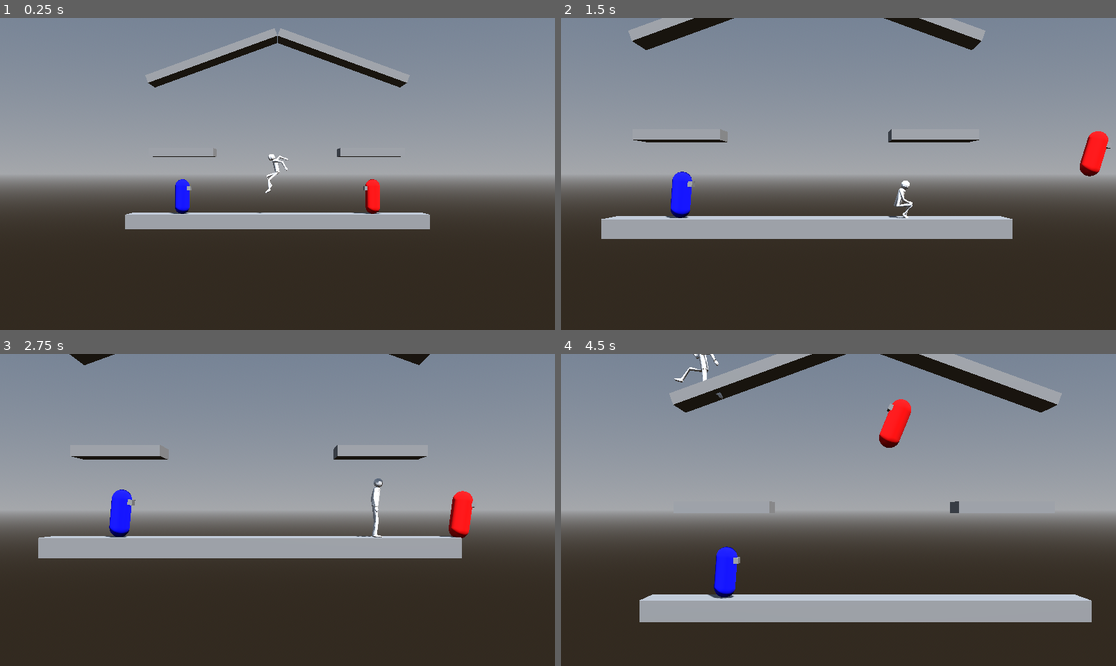
Above: before the commit, frames 1-4 (two rows, left to right).
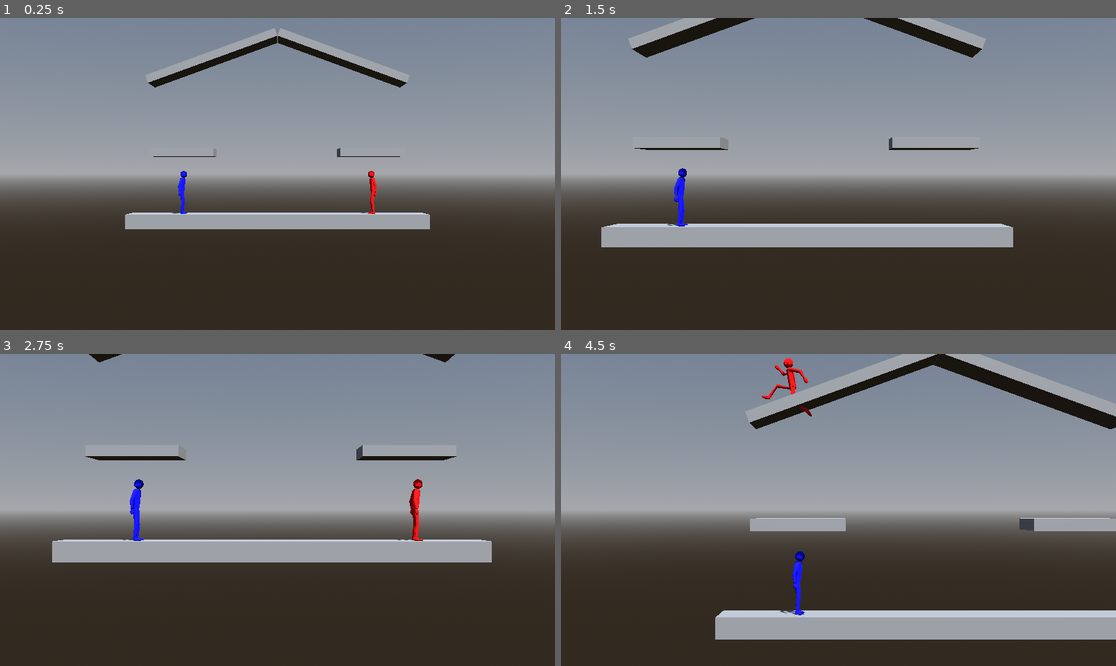
Above: after the commit, the same moments.

Repository: CocoMarck/SuperSmashTux
Game: Godot game, scene res://scenes/main.tscn
The game is run twice, just before and just after one commit, with the same random seed, the same clock (stepped at 60 frames per second) and the same inputs.
Inputs:
- Up to frame 1 (0.25 s): no input
- Up to frame 2 (1.5 s): hold Right (player1_move_right) 0.53-1.28 s; tap K (player1_attack) at 0.6 s; tap Space (player1_jump) at 0.77, 1.07 s; tap O (player1_grab) at 0.8, 1.35 s; hold Down (player1_move_down) from 1.28 s (still down)
- Up to frame 3 (2.75 s): tap Space (player1_jump) at 1.52, 1.82 s; tap P (player1_shield) at 1.55 s; release Down (player1_move_down) at 2.03 s; hold Right (player1_move_right) from 2.03 s (still down); hold P (player1_shield) from 2.03 s (still down); tap . (player1_walk) at 2.3 s
- Up to frame 4 (4.5 s): release Right (player1_move_right) at 2.78 s; release P (player1_shield) at 2.78 s; hold Up (player1_move_up) 2.78-3.53 s; tap . (player1_walk) at 2.85 s; tap Space (player1_jump) at 3.02, 3.32, 3.77, 4.07 s; tap G (player2_attack) at 3.05, 3.6 s; hold Left (player1_move_left) from 3.53 s (still down); tap S (player2_move_down) at 3.8, 4.35 s

The runs differ from the first frame. In frame 1, 0.6% of the frame differs, in the area x 26-74%, y 3-63%; in frame 2, 8.2%; in frame 3, 5.2%; in frame 4, 20%, in the area x 14-100%, y 0-92%.

Commit message:
Using character as camera objetive. Replacing Character object to FighterPower object

Diff:
--- a/project.godot
+++ b/project.godot
@@ -112,3 +112,18 @@
 "events": [Object(InputEventKey,"resource_local_to_scene":false,"resource_name":"","device":-1,"window_id":0,"alt_press …(192 unchanged characters)…
 ]
 }
+player2_walk={
+"deadzone": 0.2,
+"events": [Object(InputEventKey,"resource_local_to_scene":false,"resource_name":"","device":-1,"window_id":0,"alt_pressed":false,"shift_pressed":false,"ctrl_pressed":false,"meta_pressed":false,"pressed":false,"keycode":0,"physical_keycode":82,"key_label":0,"unicode":114,"location":0,"echo":false,"script":null)
+]
+}
+player2_grab={
+"deadzone": 0.2,
+"events": [Object(InputEventKey,"resource_local_to_scene":false,"resource_name":"","device":-1,"window_id":0,"alt_pressed":false,"shift_pressed":false,"ctrl_pressed":false,"meta_pressed":false,"pressed":false,"keycode":0,"physical_keycode":84,"key_label":0,"unicode":116,"location":0,"echo":false,"script":null)
+]
+}
+player2_shield={
+"deadzone": 0.2,
+"events": [Object(InputEventKey,"resource_local_to_scene":false,"resource_name":"","device":-1,"window_id":0,"alt_pressed":false,"shift_pressed":false,"ctrl_pressed":false,"meta_pressed":false,"pressed":false,"keycode":0,"physical_keycode":89,"key_label":0,"unicode":121,"location":0,"echo":false,"script":null)
+]
+}
--- a/scenes/main.tscn
+++ b/scenes/main.tscn
@@ -4,9 +4,7 @@
 [ext_resource type="Script" uid="uid://bbefl7k3gi1fy" path="res://scripts/spawn_point.gd" id="2_o6xl0"]
 [ext_resource type="Script" uid="uid://bcmv8f218b2yh" path="res://scripts/one_way_platform.gd" id="3_p1atf"]
 [ext_resource type="Script" uid="uid://bqr8o7d3ctyo2" path="res://scripts/ground_platform.gd" id="4_grnd0"]
-[ext_resource type="Script" uid="uid://ywbqr6tkpira" path="res://scripts/test_player.gd" id="6_tefeu"]
 [ext_resource type="Script" uid="uid://bcu7gm8en7srf" path="res://scripts/camera_follow.gd" id="7_camfl"]
-[ext_resource type="PackedScene" uid="uid://imhrpdnjl8kq" path="res://prefabs/standard_power_fighter.tscn" id="7_tipki"]
 [ext_resource type="Script" uid="uid://s26dpataicef" path="res://scripts/game_manager.gd" id="8_gmngr"]
 
 [sub_resource type="CameraAttributesPractical" id="CameraAttributesPractical_gl6un"]
@@ -155,6 +153,3 @@
 gizmo_extents = 0.5
 script = ExtResource("2_o6xl0")
 init_looking_at_right = true
-
-[node name="StandardPowerFighter" parent="." unique_id=581340581 instance=ExtResource("7_tipki")]
-script = ExtResource("6_tefeu")
--- a/scripts/camera_follow.gd
+++ b/scripts/camera_follow.gd
@@ -63,7 +63,7 @@
 	var scene_root := get_tree().current_scene
 	if scene_root == null:
 		scene_root = get_tree().root
-	var fighters: Array[Character] = []
+	var fighters: Array[PowerFighter] = []
 	_collect_characters(scene_root, fighters)
 	var fighter_positions: Array[Vector3] = []
 	for fighter in fighters:
@@ -80,13 +80,13 @@
 	_apply_transform()
 
 # Funciones propias.
-func _collect_characters(node: Node, out: Array[Character]) -> void:
-	'''
-	Juntar todos los Character del arbol. No se baja dentro de uno, porque no hay peleadores
+func _collect_characters(node: Node, out: Array[PowerFighter]) -> void:
+	'''
+	Juntar todos los PowerFighter del arbol. No se baja dentro de uno, porque no hay peleadores
 	adentro de otro peleador.
 	'''
 	for child in node.get_children():
-		var character := child as Character
+		var character := child as PowerFighter
 		if character != null:
 			out.append(character)
 			continue
--- a/scripts/fighter.gd
+++ b/scripts/fighter.gd
@@ -369,6 +369,8 @@
 			_current_attack = null
 		else:
 			_direction.x = 0
+		if _current_attack == null:
+			_clear_hitbox()
 
 	# Hacer ataque, esperando lo que dure, y haciendo que no se mueva el player si es necesario.
 	var first_attack_frame = false
@@ -473,7 +475,8 @@
 		_release_hanging_ledge()
 
 	# Fight and Defence moves
-	if not (_shield and _grab):
+	if ( not (_shield and _grab) ) and not _attacking():
+		# No permitir grab y shield a la vez. No permitir hacer agarre o escudo cuando se ataca.
 		_grab_move(delta, gravity_signals)
 		_shield_move(delta, gravity_signals)
 	var grab_or_shield = _grabbing() or _with_shield()
@@ -513,6 +516,8 @@
 		_ledge_grab_anim(delta)
 	elif _attacking():
 		_attack_anim(delta)
+	elif grab_or_shield:
+		_animation_player.play("idle")
 	else:
 		_move_anim(delta, move_states)
 	_set_pivot_direction(move_signals)
--- a/scripts/game_manager.gd
+++ b/scripts/game_manager.gd
@@ -22,11 +22,11 @@
 @export var play_area: Area3D
 
 # Propiedades privadas | Estado por personaje.
-var _spawn_point_of_character: Dictionary[Character, SpawnPoint] = {}
-var _lives_of_character: Dictionary[Character, int] = {}
-var _death_count_of_character: Dictionary[Character, int] = {}
-var _npc_id_of_character: Dictionary[Character, GlobalUtils.NPCId] = {}
-var _death_position_of_character: Dictionary[Character, Vector3] = {}
+var _spawn_point_of_character: Dictionary[PowerFighter, SpawnPoint] = {}
+var _lives_of_character: Dictionary[PowerFighter, int] = {}
+var _death_count_of_character: Dictionary[PowerFighter, int] = {}
+var _npc_id_of_character: Dictionary[PowerFighter, GlobalUtils.NPCId] = {}
+var _death_position_of_character: Dictionary[PowerFighter, Vector3] = {}
 var _play_area_bounds: AABB = AABB()
 var _shake_end_time_msec: int = 0
 
@@ -137,7 +137,7 @@
 		_spawn_point_of_character[character] = spawn_point
 		_lives_of_character[character] = lives_per_character
 
-func _handle_character_death(character: Character) -> void:
+func _handle_character_death(character: PowerFighter) -> void:
 	'''
 	Un personaje se salio del area jugable. Si le quedan vidas, se saca del arbol de inmediato
 	(desaparece del juego al toque, nomas se guarda la instancia) y se vuelve a meter tras un
@@ -195,7 +195,7 @@
 	'''
 	return Time.get_ticks_msec() < _shake_end_time_msec
 
-func _forget_character(character: Character) -> void:
+func _forget_character(character: PowerFighter) -> void:
 	'''
 	Sacar a un personaje de los diccionarios de estado.
 	'''
@@ -205,7 +205,7 @@
 	_npc_id_of_character.erase(character)
 	_death_position_of_character.erase(character)
 
-func _get_character_label(character: Character) -> String:
+func _get_character_label(character: PowerFighter) -> String:
 	'''
 	Etiqueta pa mostrar en consola: PLAYER_1/PLAYER_2 pal jugador (sacado del propio enum,
 	pa que si algun dia cambia el nombre del enum el mensaje se actualice solo), o NPC llano
--- a/scripts/helpers/global_utils.gd
+++ b/scripts/helpers/global_utils.gd
@@ -14,11 +14,13 @@
 static var PLAYER_INPUT_MAPS: Dictionary[PlayerId, PlayerInputMap] = {
 	PlayerId.PLAYER_1: PlayerInputMap.new(
 		&"player1_move_left", &"player1_move_right", &"player1_move_up",
-		&"player1_move_down", &"player1_jump", &"player1_attack"
+		&"player1_move_down", &"player1_jump", &"player1_attack",
+		&"player1_walk", &"player1_grab", &"player1_shield"
 	),
 	PlayerId.PLAYER_2: PlayerInputMap.new(
 		&"player2_move_left", &"player2_move_right", &"player2_move_up",
-		&"player2_move_down", &"player2_jump", &"player2_attack"
+		&"player2_move_down", &"player2_jump", &"player2_attack",
+		&"player2_walk", &"player2_grab", &"player2_shield"
 	),
 }
 
--- a/scripts/helpers/player_input_map.gd
+++ b/scripts/helpers/player_input_map.gd
@@ -8,10 +8,13 @@
 var move_down: StringName
 var jump: StringName
 var attack: StringName
+var walk : StringName
+var grab : StringName
+var shield : StringName
 
 func _init(
 	p_move_left: StringName, p_move_right: StringName, p_move_up: StringName,
-	p_move_down: StringName, p_jump: StringName, p_attack: StringName
+	p_move_down: StringName, p_jump: StringName, p_attack: StringName, p_walk: StringName, p_grab: StringName, p_shield: StringName
 ):
 	# Asignar las acciones configuradas en el constructor a las propiedades de la clase.
 	move_left = p_move_left
@@ -20,3 +23,6 @@
 	move_down = p_move_down
 	jump = p_jump
 	attack = p_attack
+	walk = p_walk
+	grab = p_grab
+	shield = p_shield
--- a/scripts/npc.gd
+++ b/scripts/npc.gd
@@ -1,5 +1,5 @@
 class_name NPC
-extends Character
+extends PowerFighter
 
 # Funciones | Apariencia.
 func _get_default_material() -> Material:
--- a/scripts/person.gd
+++ b/scripts/person.gd
@@ -71,7 +71,7 @@
 var _damage_degrees :float = 0.0
 
 # Propiedades privadas | Inputs
-var _walking: bool = false
+var _walk: bool = false
 
 var _move_left: bool = false
 var _move_right: bool = false
@@ -155,6 +155,25 @@
 	Funcion para obtener acciones sobrescritas por otro script hijo de character.
 	'''
 	pass
+
+
+# Funciones | Respawn
+func respawn(at_position: Vector3) -> void:
+	'''
+	Reaparecer limpio: posicion, velocidad, daño, saltos, ataque/hitbox en curso, agarre de
+	orilla y orientacion inicial, todo se resetea.
+	'''
+	global_position = at_position
+	_target_velocity = Vector3.ZERO
+	damage_percentage = 0.0
+	_jump_count = 0
+	_air_count = 0
+	# Si el personaje se murio a medio ataque, poner _current_attack a null no libera el hitbox
+	# ya lanzado (_spawned_hitbox, un Area3D hijo de $Pivot). Sin esta linea quedaria vivo y
+	# podria dañar a quien este parado en el spawn apenas reaparece.
+	_release_hanging_ledge()
+	_drop_through_count = 0.0
+	_set_x_not_zero_value( _get_initial_facing() )
 
 
 # Funciones | Mover
@@ -209,7 +228,7 @@
 	# Cambiador de velocidad segun sea el caso.
 	var speed : int
 	var speed_multiplier := 1.0
-	if _walking:
+	if _walk:
 		speed = walking_speed
 	else:
 		speed = running_speed
@@ -281,7 +300,7 @@
 		neutral_up = not moving and _move_up and not _move_down
 		neutral_crouch = not moving and _move_down and not _move_up
 		crouch_move = moving and _move_down and not _move_up
-		walking = _walking and moving
+		walking = _walk and moving
 		running = moving and not walking and not crouch_move
 
 	else:
--- a/scripts/player.gd
+++ b/scripts/player.gd
@@ -1,5 +1,5 @@
 class_name Player
-extends Character
+extends PowerFighter
 
 # Propiedades publicas | Identificacion y mapeo de controles del jugador.
 @export var player_id: GlobalUtils.PlayerId
@@ -37,3 +37,6 @@
 	_move_down = Input.is_action_pressed(input_map.move_down)
 	_jump = Input.is_action_pressed(input_map.jump)
 	_attack = Input.is_action_just_pressed(input_map.attack)
+	_walk = Input.is_action_pressed(input_map.walk)
+	_grab = Input.is_action_just_pressed(input_map.grab)
+	_shield = Input.is_action_pressed(input_map.shield)
--- a/scripts/spawn_point.gd
+++ b/scripts/spawn_point.gd
@@ -2,14 +2,14 @@
 extends Marker3D
 
 # Constantes del script.
-const CHARACTER_PREFAB = preload("res://prefabs/character.tscn")
+const CHARACTER_PREFAB = preload("res://prefabs/standard_power_fighter.tscn")
 const PLAYER_SCRIPT = preload("res://scripts/player.gd")
 const NPC_SCRIPT = preload("res://scripts/npc.gd")
 
 # Propiedades publicas del script.
 @export var init_looking_at_right: bool = false
 
-func spawn(character_type: GlobalUtils.CharacterType, player_id: GlobalUtils.PlayerId, p_init_looking_at_right: bool) -> Character:
+func spawn(character_type: GlobalUtils.CharacterType, player_id: GlobalUtils.PlayerId, p_init_looking_at_right: bool) -> PowerFighter:
 	'''
 	Instanciar un personaje en este punto, con el tipo e ID que indique quien llama
 	(normalmente el GameManager). El add_child es diferido, pero la referencia que se
@@ -33,4 +33,4 @@
 	# Posicionar al personaje en este punto de spawn, como hijo directo de la escena.
 	character.position = global_position
 	get_tree().current_scene.add_child.call_deferred(character)
-	return character as Character
+	return character as PowerFighter
--- a/scripts/test_player.gd
+++ b/scripts/test_player.gd
@@ -14,6 +14,6 @@
 	_move_down = Input.is_action_pressed("player1_move_down")
 	_jump = Input.is_action_pressed("player1_jump")
 	_attack = Input.is_action_just_pressed("player1_attack")
-	_walking = Input.is_action_pressed("player1_walk")
+	_walk = Input.is_action_pressed("player1_walk")
 	_grab = Input.is_action_just_pressed("player1_grab")
 	_shield = Input.is_action_pressed("player1_shield")
